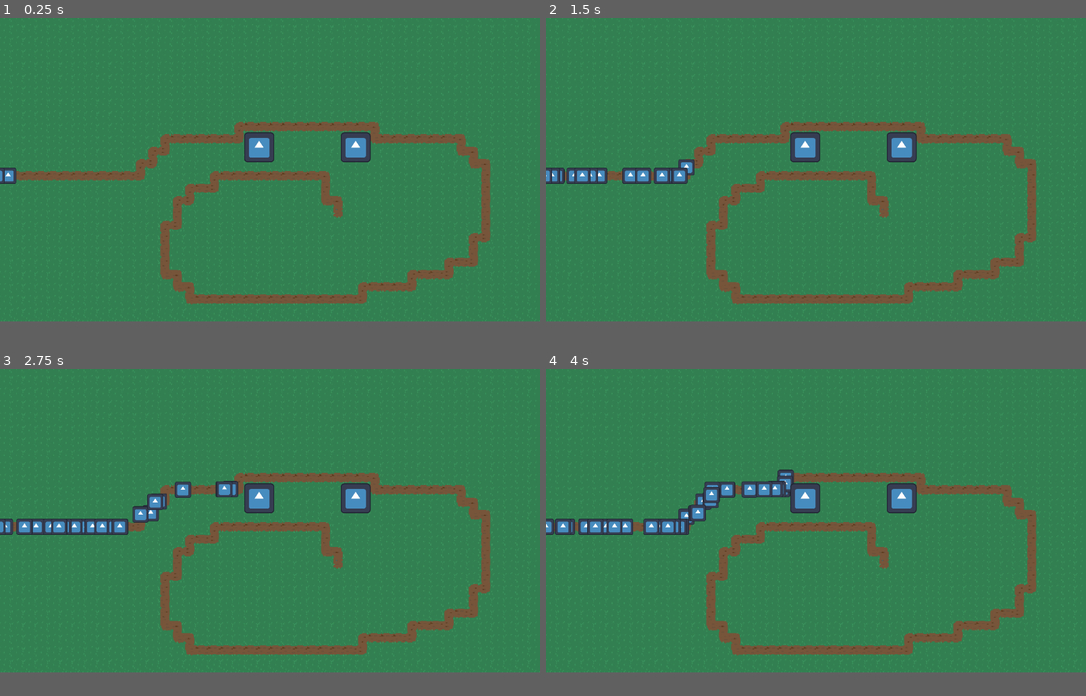
Above: before the commit, frames 1-4 (two rows, left to right).
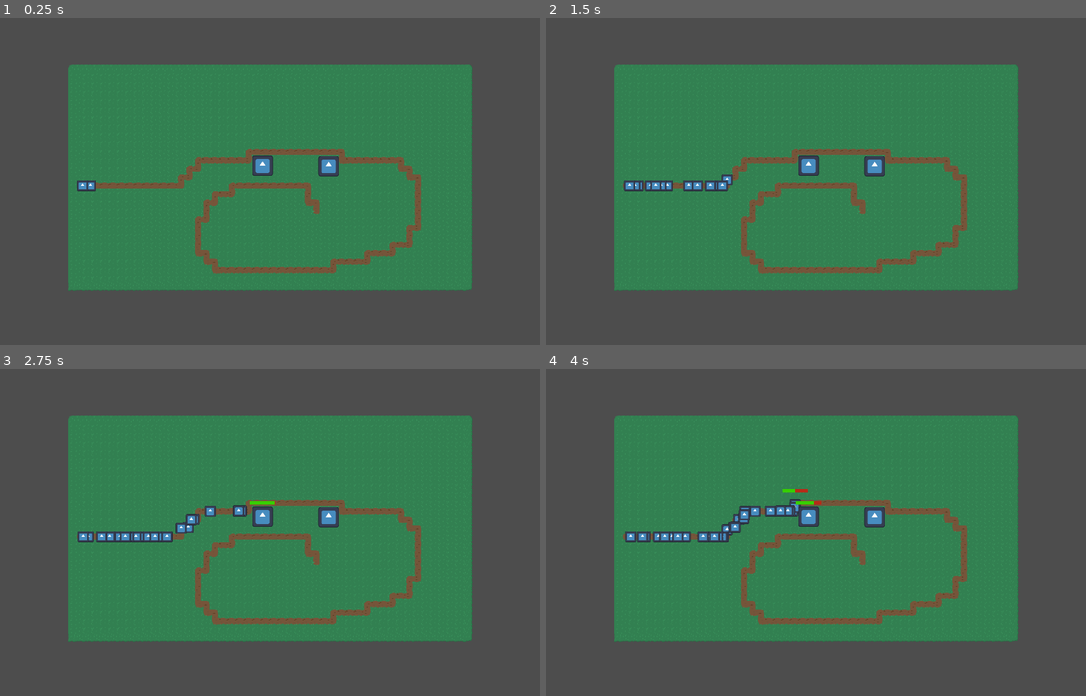
Above: after the commit, the same moments.

Repository: tomsku21/TD_project
Game: Godot game, scene res://Scenes/Main.tscn
Two runs of this game, one before a commit and one after it. Both use one fixed random seed, a clock stepped at 60 frames per second and the inputs below. The engine's default icon, where the game draws it, is replaced by a stand-in: a white triangle on a blue panel in a dark square.
Inputs:
- Up to frame 1 (0.25 s): no input
- Up to frame 2 (1.5 s): no input
- Up to frame 3 (2.75 s): no input
- Up to frame 4 (4 s): no input
The window is 800x450 before the commit and 800x485 after it. Grey fills any space a smaller window leaves; there, only what the larger window draws over its background counts as a difference.

The runs differ from the first frame. In frame 1, 50% of the frame differs, in the area x 0-100%, y 0-93%; in frame 2, 51%; in frame 3, 51%; in frame 4, 51%.

Commit message:
healthbars
they exist. also things to work with healthcomponents

Diff:
--- a/Scenes/Main.tscn
+++ b/Scenes/Main.tscn
@@ -715,7 +715,7 @@
 [node name="Turrets" type="Node" parent="."]
 
 [node name="Turret" parent="Turrets" instance=ExtResource("2_kln2b")]
-position = Vector2(-14, -29)
+position = Vector2(-14, -30)
 
 [node name="Turret2" parent="Turrets" instance=ExtResource("2_kln2b")]
 position = Vector2(111, -29)
--- /dev/null
+++ b/Scenes/components/health_component.tscn
@@ -0,0 +1,6 @@
+[gd_scene load_steps=2 format=3 uid="uid://bgnj8h1jyuasx"]
+
+[ext_resource type="Script" uid="uid://cdobb1a2uhhcx" path="res://Scripts/health_component.gd" id="1_4vmj2"]
+
+[node name="HealthComponent" type="Node"]
+script = ExtResource("1_4vmj2")
--- a/Scenes/enemy.tscn
+++ b/Scenes/enemy.tscn
@@ -1,9 +1,16 @@
-[gd_scene load_steps=4 format=3 uid="uid://cmnfkxxc82kcv"]
+[gd_scene load_steps=7 format=3 uid="uid://cmnfkxxc82kcv"]
 
 [ext_resource type="Script" uid="uid://du3u44on1bq8k" path="res://Scripts/Enemy.gd" id="1_1f0kj"]
 [ext_resource type="Texture2D" uid="uid://csw2nao8cbgsv" path="res://icon.svg" id="2_afpow"]
+[ext_resource type="PackedScene" uid="uid://bgnj8h1jyuasx" path="res://Scenes/components/health_component.tscn" id="3_afpow"]
 
 [sub_resource type="RectangleShape2D" id="RectangleShape2D_287tu"]
+
+[sub_resource type="StyleBoxFlat" id="StyleBoxFlat_287tu"]
+bg_color = Color(0.71875, 0.168501, 0.095459, 1)
+
+[sub_resource type="StyleBoxFlat" id="StyleBoxFlat_0830c"]
+bg_color = Color(0.21582, 0.8125, 0, 1)
 
 [node name="Enemy" type="PathFollow2D"]
 rotates = false
@@ -21,6 +28,23 @@
 shape = SubResource("RectangleShape2D_287tu")
 
 [node name="AttackTimer" type="Timer" parent="CharacterBody2D"]
-one_shot = true
+wait_time = 0.25
+
+[node name="HealthComponent" parent="CharacterBody2D" node_paths=PackedStringArray("character") instance=ExtResource("3_afpow")]
+unique_name_in_owner = true
+character = NodePath("..")
+MAX_HEALTH = 10
+
+[node name="HealthBar" type="ProgressBar" parent="CharacterBody2D"]
+unique_name_in_owner = true
+offset_left = -24.0
+offset_top = -30.0
+offset_right = 24.0
+offset_bottom = -23.0
+theme_override_styles/background = SubResource("StyleBoxFlat_287tu")
+theme_override_styles/fill = SubResource("StyleBoxFlat_0830c")
+step = 1.0
+value = 100.0
+show_percentage = false
 
 [connection signal="timeout" from="CharacterBody2D/AttackTimer" to="CharacterBody2D" method="_on_attack_timer_timeout"]
--- a/Scenes/turret.tscn
+++ b/Scenes/turret.tscn
@@ -1,12 +1,19 @@
-[gd_scene load_steps=4 format=3 uid="uid://cup7eyokmuwhy"]
+[gd_scene load_steps=7 format=3 uid="uid://cup7eyokmuwhy"]
 
 [ext_resource type="Script" uid="uid://bj7qrardp2pg5" path="res://Scripts/turret.gd" id="1_hskch"]
 [ext_resource type="Texture2D" uid="uid://csw2nao8cbgsv" path="res://icon.svg" id="2_6spbj"]
+[ext_resource type="PackedScene" uid="uid://bgnj8h1jyuasx" path="res://Scenes/components/health_component.tscn" id="3_6spbj"]
 
 [sub_resource type="CircleShape2D" id="CircleShape2D_hskch"]
 radius = 48.28
 
-[node name="Area2D" type="Area2D"]
+[sub_resource type="StyleBoxFlat" id="StyleBoxFlat_hskch"]
+bg_color = Color(0.71875, 0.168501, 0.095459, 1)
+
+[sub_resource type="StyleBoxFlat" id="StyleBoxFlat_6spbj"]
+bg_color = Color(0.21582, 0.8125, 0, 1)
+
+[node name="Turret" type="Area2D"]
 script = ExtResource("1_hskch")
 
 [node name="Sprite2D" type="Sprite2D" parent="."]
@@ -22,6 +29,22 @@
 
 [node name="Marker2D" type="Marker2D" parent="."]
 
+[node name="HealthBar" type="ProgressBar" parent="."]
+unique_name_in_owner = true
+offset_left = -24.0
+offset_top = -30.0
+offset_right = 24.0
+offset_bottom = -23.0
+theme_override_styles/background = SubResource("StyleBoxFlat_hskch")
+theme_override_styles/fill = SubResource("StyleBoxFlat_6spbj")
+step = 1.0
+value = 100.0
+show_percentage = false
+
+[node name="HealthComponent" parent="." node_paths=PackedStringArray("character") instance=ExtResource("3_6spbj")]
+unique_name_in_owner = true
+character = NodePath("..")
+
 [connection signal="body_entered" from="." to="." method="_on_body_entered"]
 [connection signal="body_exited" from="." to="." method="_on_body_exited"]
 [connection signal="timeout" from="AttackTimer" to="." method="_on_attack_timer_timeout"]
--- a/Scripts/Enemy.gd
+++ b/Scripts/Enemy.gd
@@ -1,9 +1,8 @@
 extends CharacterBody2D
 @onready var path: PathFollow2D = $".."
 @onready var attack_timer: Timer = $AttackTimer
-
+@onready var healthcomponent: HealthComponent = %HealthComponent
 @export var speed: int = 2
-@export var health: int = 15
 @export var damage: int = 10
 
 
@@ -15,10 +14,12 @@
 	check_turret()
 	path.progress += speed * delta
 
-	if path.progress_ratio >= 0.99 or health <= 0:
+	if path.progress_ratio >= 0.99:
 		destroy()
 
 func destroy():
+	#todo:
+	#instantiates gib/death effect and dies.
 	path.queue_free()
 	GlobalVariables.enemy_count -= 1
 	GlobalVariables.player_hp -= damage
@@ -46,8 +47,8 @@
 			old_speed = 0
 
 func take_damage(damgae: int):
-	health -= damgae
-	print(health)
+	if healthcomponent:
+		healthcomponent.damage(damage)
 
 func _on_attack_timer_timeout() -> void:
 	if current_turret and current_turret.has_method("take_damage"):
--- /dev/null
+++ b/Scripts/health_component.gd
@@ -0,0 +1,25 @@
+extends Node
+class_name HealthComponent
+
+@export var character : Node2D
+@export var MAX_HEALTH :int = 1000
+@export var health: int
+var healthbar : ProgressBar
+
+
+func _ready():
+	health = MAX_HEALTH
+	healthbar = %HealthBar
+	healthbar.visible = false
+	healthbar.max_value = MAX_HEALTH
+	healthbar.value = health
+
+func damage(damage):
+	healthbar = %HealthBar
+	health -= damage
+	healthbar.visible = true
+	healthbar.value = health
+	if health <= 0:
+		health = 0
+		healthbar.value = health
+		character.destroy()
--- a/Scripts/turret.gd
+++ b/Scripts/turret.gd
@@ -1,19 +1,24 @@
 extends Area2D
 @onready var attack_timer: Timer = $AttackTimer
 @onready var marker_2d: Marker2D = $Marker2D
+@onready var healthcomponent: HealthComponent = %HealthComponent
 @export var bullet: PackedScene
-var health: int = 100
+
 var damage: int = 10
 var enemies: Array[Node2D] = []
+
 func _ready() -> void:
 	GlobalVariables.turrets.append(self)
 
-func take_damage(damgae: int):
-	health -= damgae
-	if health <= 0:
-		queue_free()
-		GlobalVariables.turrets.erase(self)
+func take_damage(damage: int):
+	#todo:
+	#hit effects here.
+	healthcomponent.damage(damage)
 
+
+func destroy():
+	queue_free()
+	GlobalVariables.turrets.erase(self)
 
 func _on_body_entered(body: Node2D) -> void:
 	if body.is_in_group("enemies") and not body in enemies:
@@ -31,4 +36,6 @@
 	if not enemies.is_empty():
 		var target = enemies[0]
 		if is_instance_valid(target) and target.has_method("take_damage"):
+			#obvs, mut sit instantiatee projektilin, joka suuntaa vastustajan positioon.
+			#projektilille asetettaa instantiates damage, ja homaa/suuntaa vastustajan aikaisempaan positioon.
 			target.take_damage(damage)
--- a/project.godot
+++ b/project.godot
@@ -25,7 +25,8 @@
 
 [display]
 
-window/size/mode=3
+window/size/viewport_width=1680
+window/size/viewport_height=1020
 window/stretch/mode="viewport"
 
 [global_group]
Not shown, added: Scripts/health_component.gd.uid
